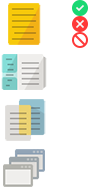
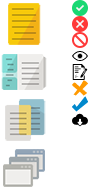
Revision of a layered 88 x 192 image; what changed, layer by layer:
added layer "cham" in group "16" over [72, 96, 88, 112]
added layer "xoa" in group "16" over [72, 80, 88, 96]
added layer "ghi_chu" in group "16" over [72, 64, 88, 80]
added layer "tai" in group "16" over [72, 113, 88, 127]
added layer "xem" in group "16" over [72, 51, 88, 61]
